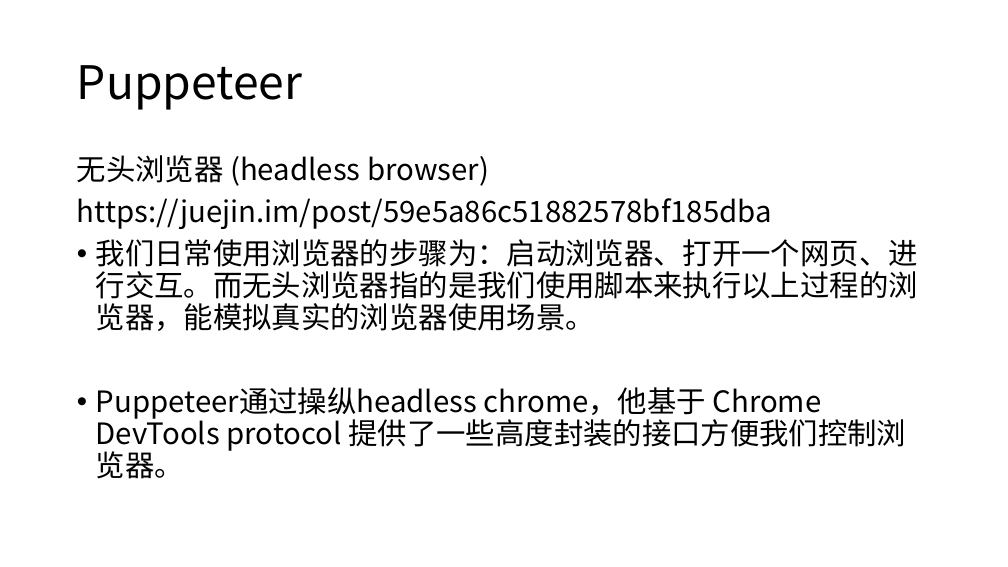
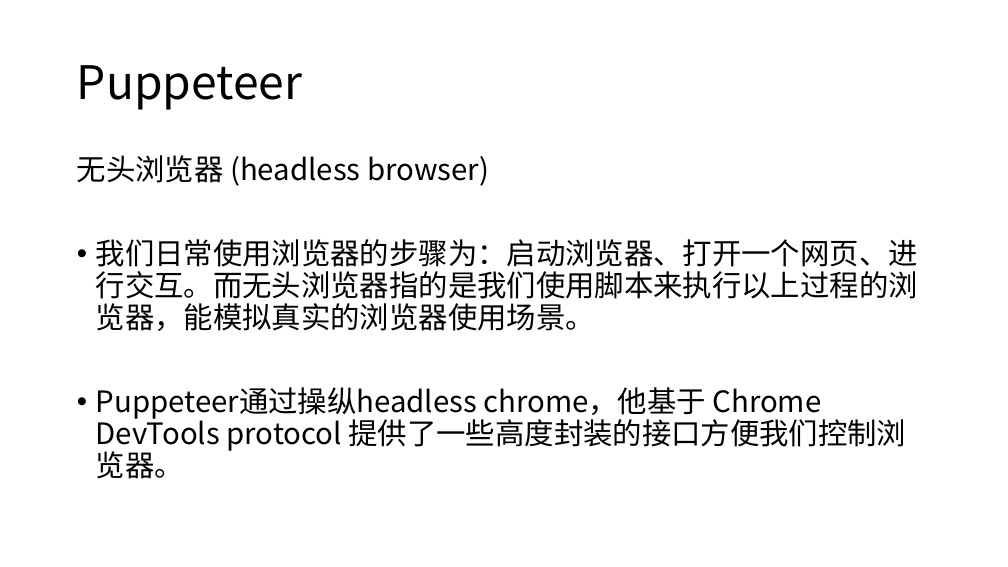
Before and after one commit to Quixote719/Knowledge, a slide deck: slide 5 of 前端工程化的几个常用工具.pptx. Drawn at 1008x567 pixels with LibreOffice and Linux fonts; fonts in the diff are those of the drawing. Boxes give left, top, right and bottom in pixels: in the first picture for what was removed or moved away, otherwise in the second. Text is boxed around its words. In the diff, an @@ line names an element or a change of style, - is before the commit and + after.

```diff
--- a/前端工程化的几个常用工具.pptx
+++ b/前端工程化的几个常用工具.pptx
@@ text at [77, 198, 772, 229]: paragraph removed @@
-https://juejin.im/post/59e5a86c51882578bf185dba
```
Also in this commit, not shown: 8 other slides changed, 4 slides added.
